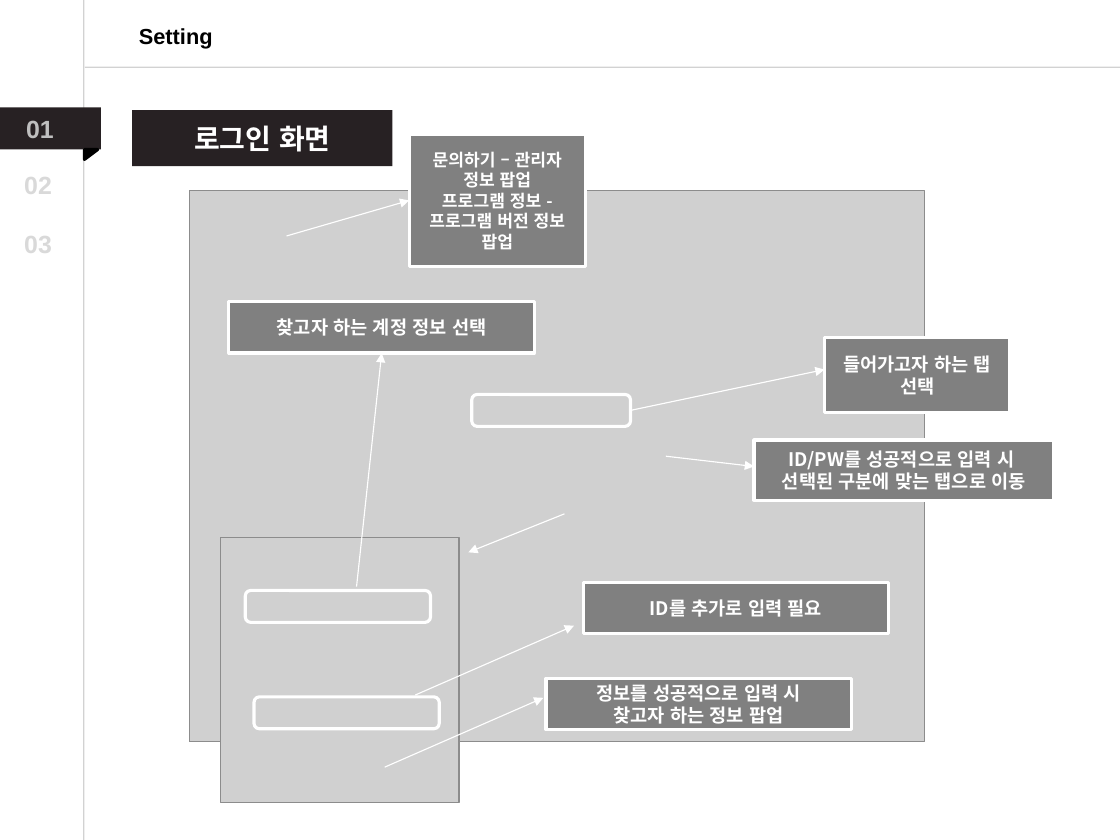
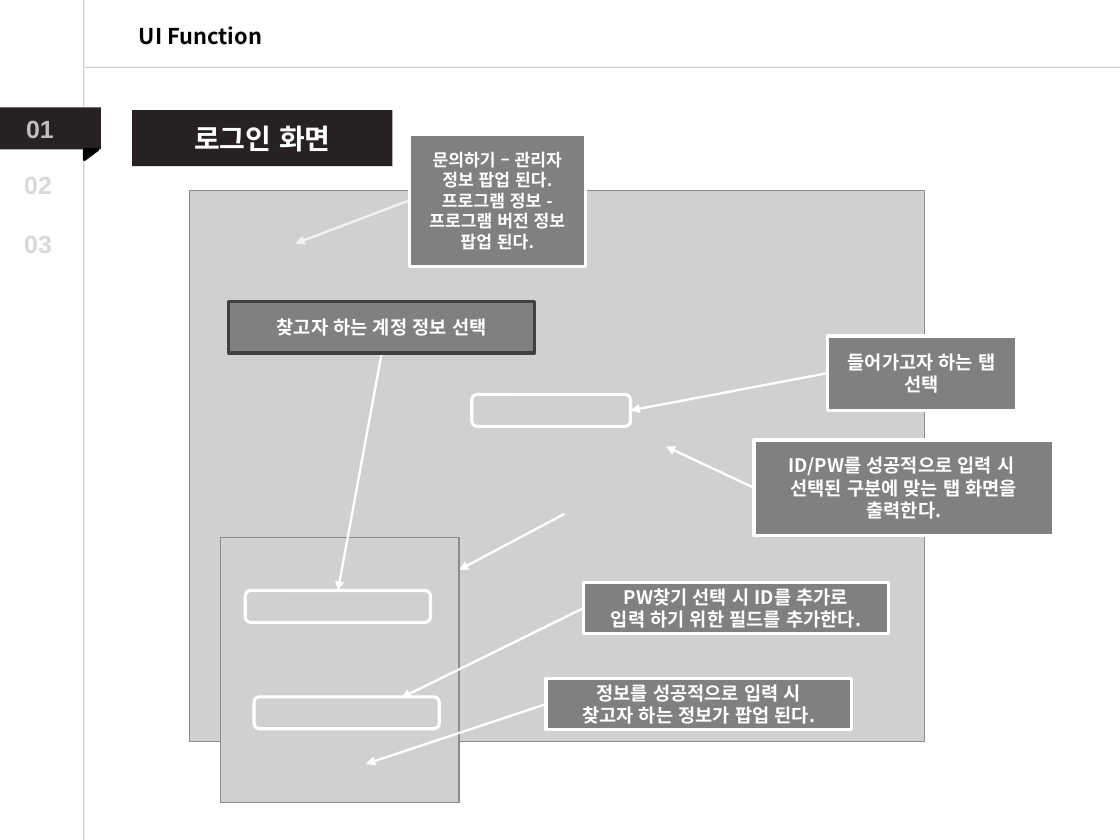
Before and after one commit to Dong-Jun-Shin/COMP_project, a slide deck: slide 24 of Document/DOC_source/ppt/pptTemp.pptx. Drawn at 1120x840 pixels with LibreOffice and Linux fonts; fonts in the diff are those of the drawing; grey boxes stand for pictures. Boxes give left, top, right and bottom in pixels: in the first picture for what was removed or moved away, otherwise in the second. Text is boxed around its words. In the diff, an @@ line names an element or a change of style, - is before the commit and + after.

```diff
--- a/Document/DOC_source/ppt/pptTemp.pptx
+++ b/Document/DOC_source/ppt/pptTemp.pptx
@@ text at bbox=[139, 26, 262, 45]: text changed; font Arial to Noto Sans CJK KR @@
-Setting
+UI Function
@@ text in rectangle at bbox=[433, 151, 562, 188]: text changed @@
-문의하기 – 관리자 정보 팝업
+문의하기 – 관리자 정보 팝업 된다.
@@ arrow moved from (287, 236) - (409, 200) to (409, 200) - (296, 244) @@
@@ arrow (409, 200) - (296, 244): stroke #FFFFFF 0.75 pt to #F2F2F2 1.5 pt @@
@@ text in rectangle at bbox=[429, 212, 566, 250]: text changed @@
-프로그램 버전 정보 팝업
+프로그램 버전 정보 팝업 된다.
@@ rectangle "찾고자 하는 계정 정보 선택" at bbox=[228, 302, 534, 354]: outline #FFFFFF 2 pt to #404040 2 pt @@
@@ arrow moved from (356, 587) - (382, 353) to (382, 353) - (338, 590) @@
@@ arrow (382, 353) - (338, 590): stroke #FFFFFF 0.75 pt to #FFFFFF 1.5 pt @@
@@ rectangle "들어가고자 하는 탭 선택": place and size @@
-rectangle "들어가고자 하는 탭 선택" at bbox=[824, 338, 1009, 412]
+rectangle "들어가고자 하는 탭 선택" at bbox=[828, 336, 1017, 410]
@@ arrow moved from (631, 410) - (824, 370) to (828, 373) - (631, 410) @@
@@ arrow (828, 373) - (631, 410): stroke #FFFFFF 0.75 pt to #FFFFFF 1.5 pt @@
@@ arrow moved from (665, 456) - (754, 466) to (754, 488) - (665, 447) @@
@@ arrow (754, 488) - (665, 447): stroke #FFFFFF 0.75 pt to #FFFFFF 1.5 pt @@
@@ rectangle "ID/PW를 성공적으로 입력 시": place and size @@
-rectangle "ID/PW를 성공적으로 입력 시" at bbox=[754, 440, 1054, 501]
+rectangle "ID/PW를 성공적으로 입력 시" at bbox=[754, 440, 1054, 535]
@@ text in rectangle at bbox=[790, 479, 1017, 519]: text changed @@
-선택된 구분에 맞는 탭으로 이동
+선택된 구분에 맞는 탭 화면을
+출력한다.
@@ arrow moved from (564, 514) - (468, 552) to (564, 514) - (459, 570) @@
@@ arrow (564, 514) - (459, 570): stroke #FFFFFF 0.75 pt to #FFFFFF 1.5 pt @@
@@ text in rectangle at bbox=[611, 588, 861, 628]: text changed @@
-ID를 추가로 입력 필요
+PW찾기 선택 시 ID를 추가로
+입력 하기 위한 필드를 추가한다.
@@ arrow moved from (416, 696) - (573, 626) to (584, 608) - (401, 698) @@
@@ arrow (584, 608) - (401, 698): stroke #FFFFFF 0.75 pt to #FFFFFF 1.5 pt @@
@@ arrow moved from (384, 767) - (543, 698) to (545, 704) - (366, 764) @@
@@ arrow (545, 704) - (366, 764): stroke #FFFFFF 0.75 pt to #FFFFFF 1.5 pt @@
@@ text in rectangle at bbox=[582, 706, 816, 724]: text changed @@
-찾고자 하는 정보 팝업
+찾고자 하는 정보가 팝업 된다.
```
Also in this commit, not shown: 10 other slides changed, 5 slides added, 2 slides removed, 2 other files.
